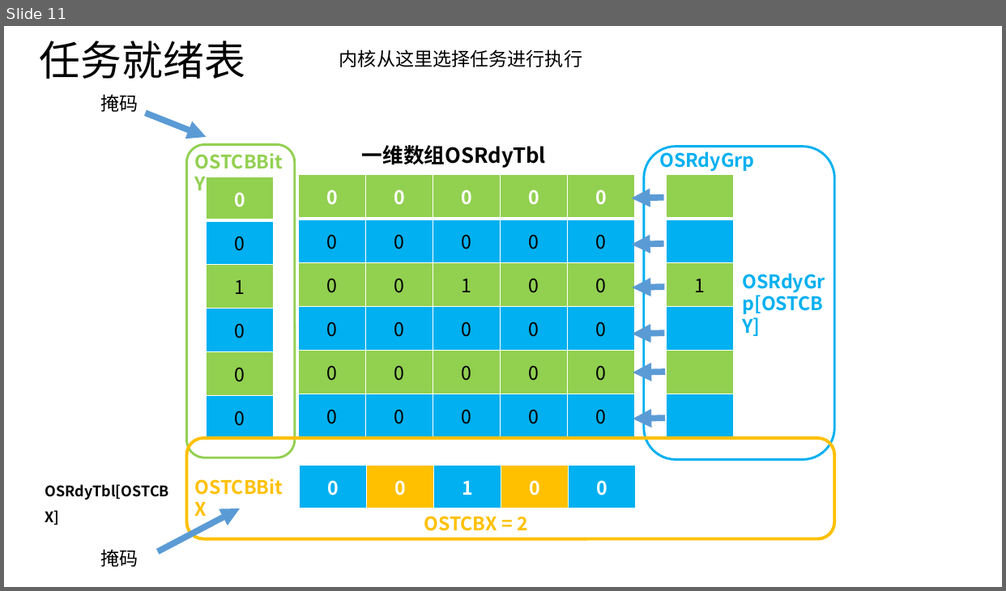
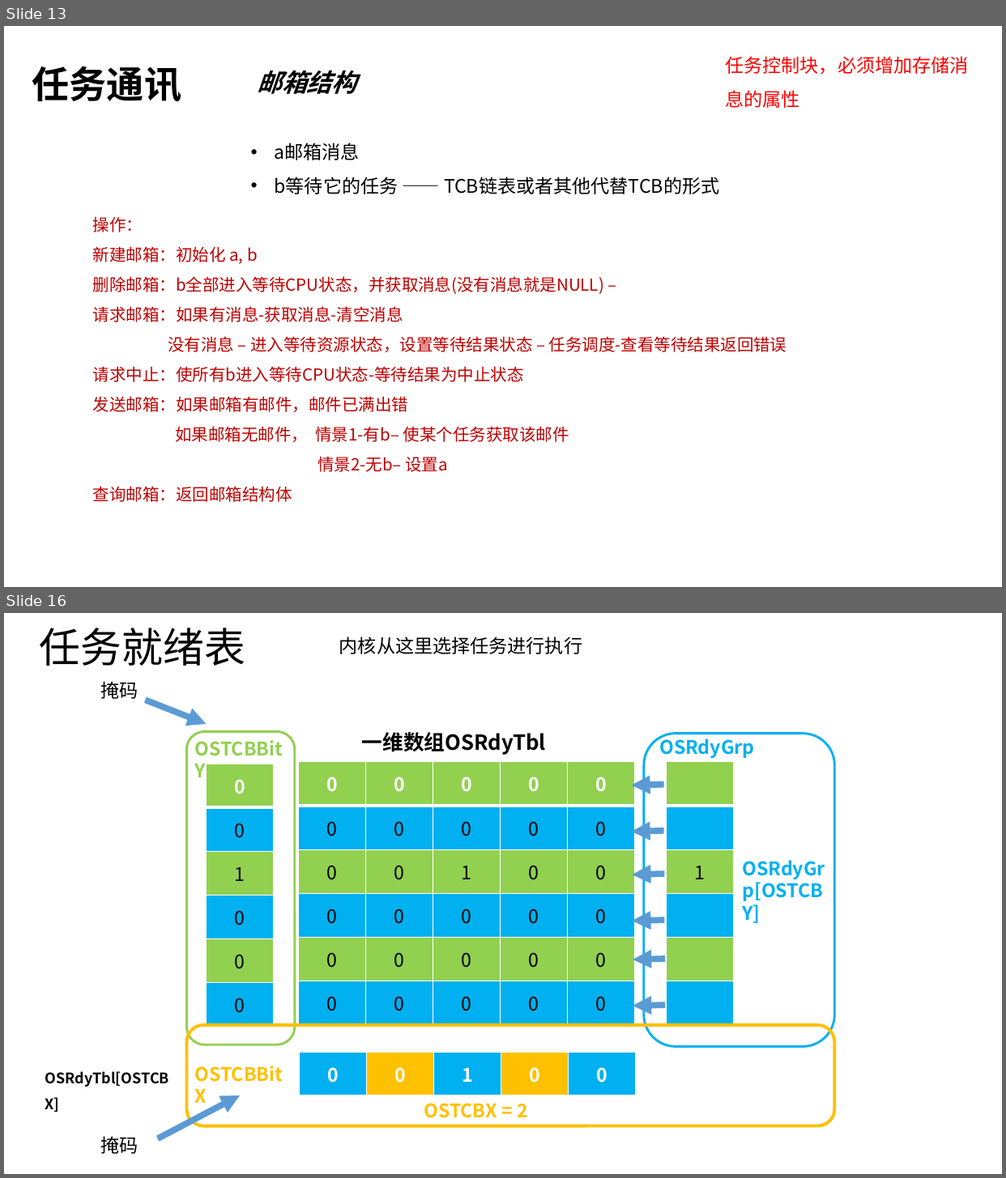
Before and after one commit to linghuix/UcosII-embedded-system, a slide deck: image/1.UCOS分析与深入解读.pptx. Shown one above the other, each under a label of ours: slide 11 before the commit, slides 13 and 16 after it; the slides between them are not shown. The pictures are 1006x591 and 1006x1178 pixels, drawn with LibreOffice and Linux fonts; fonts in the diff are those of the drawing. Boxes give left, top, right and bottom in pixels: in the first picture for what was removed or moved away, otherwise in the second. Text is boxed around its words. In the diff, an @@ line names an element or a change of style, - is before the commit and + after.

```diff
--- a/image/1.UCOS分析与深入解读.pptx
+++ b/image/1.UCOS分析与深入解读.pptx
@@ slide 13 added at (4,26,1002,587), background #FFFFFF @@
@@ text added at (32,66,182,101), 36 pt, text #000000, bold @@
+任务通讯
@@ title added at (257,70,356,94), 24 pt, text #000000, bold, italic @@
+邮箱结构
@@ text added at (725,56,968,108), 18 pt, text #FF0000 @@
+任务控制块，必须增加存储消息的属性
@@ text added at (275,143,719,194), 18 pt, text #000000 @@
+• a邮箱消息
+• b等待它的任务 —— TCB链表或者其他代替TCB的形式
@@ text added at (93,216,787,502), 16 pt, text #C00000 @@
+操作：
+新建邮箱：初始化 a, b
+删除邮箱：b全部进入等待CPU状态，并获取消息(没有消息就是NULL) –
+请求邮箱：如果有消息-获取消息-清空消息
+没有消息 – 进入等待资源状态，设置等待结果状态 – 任务调度-查看等待结果返回错误
+请求中止：使所有b进入等待CPU状态-等待结果为中止状态
+发送邮箱：如果邮箱有邮件，邮件已满出错
+如果邮箱无邮件， 情景1-有b– 使某个任务获取该邮件
+情景2-无b– 设置a
+查询邮箱：返回邮箱结构体
@@ what was slide 11 is now slide 16 @@
```
Also in this commit, not shown: 2 slides changed, 5 other slides added, 1 slide removed, 5 other files.
